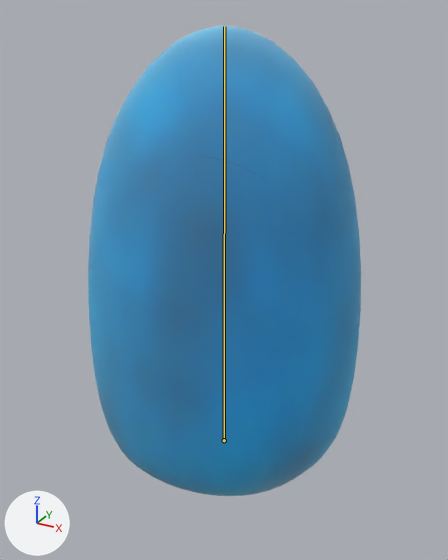
Two versions of the Blender file Blender/models/Slime_v4.blend, one commit apart.
One viewpoint serves both versions: a camera (50 mm lens) standing at (0.476, -0.867, 0.777) and looking at (0.006, -0.013, 0.35). Lighting does not change. The marker at lower left points along +X, +Y and +Z. The first picture is the older version. Both versions are drawn at frame 1 of the action 'Land.004'; the numbers are the values there. The bones that bend it are drawn over the model as lines.

Names of what the first picture shows: 'Player Membrane'.
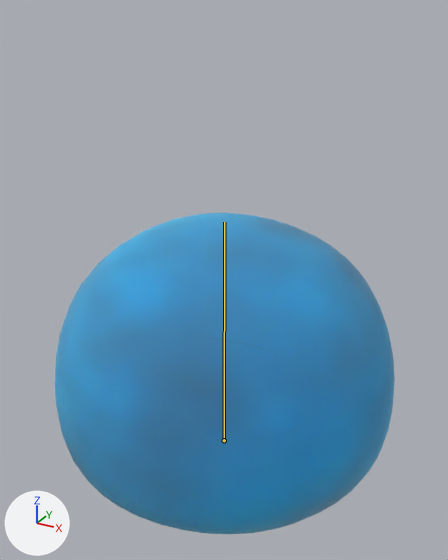
Changed parts and their boxes [x1, y1, x2, y2] in the pictures (448 x 560 px):
'Player Membrane', posed (24% wider, 32% shorter): before [88, 25, 361, 496]; after [55, 213, 395, 534]

The change in detail:
Bone 'Squish Bone' (bone_squish_bone) moves from (0.0, 0.672, 0.0) to (0.0, 0.0, 0.0).
